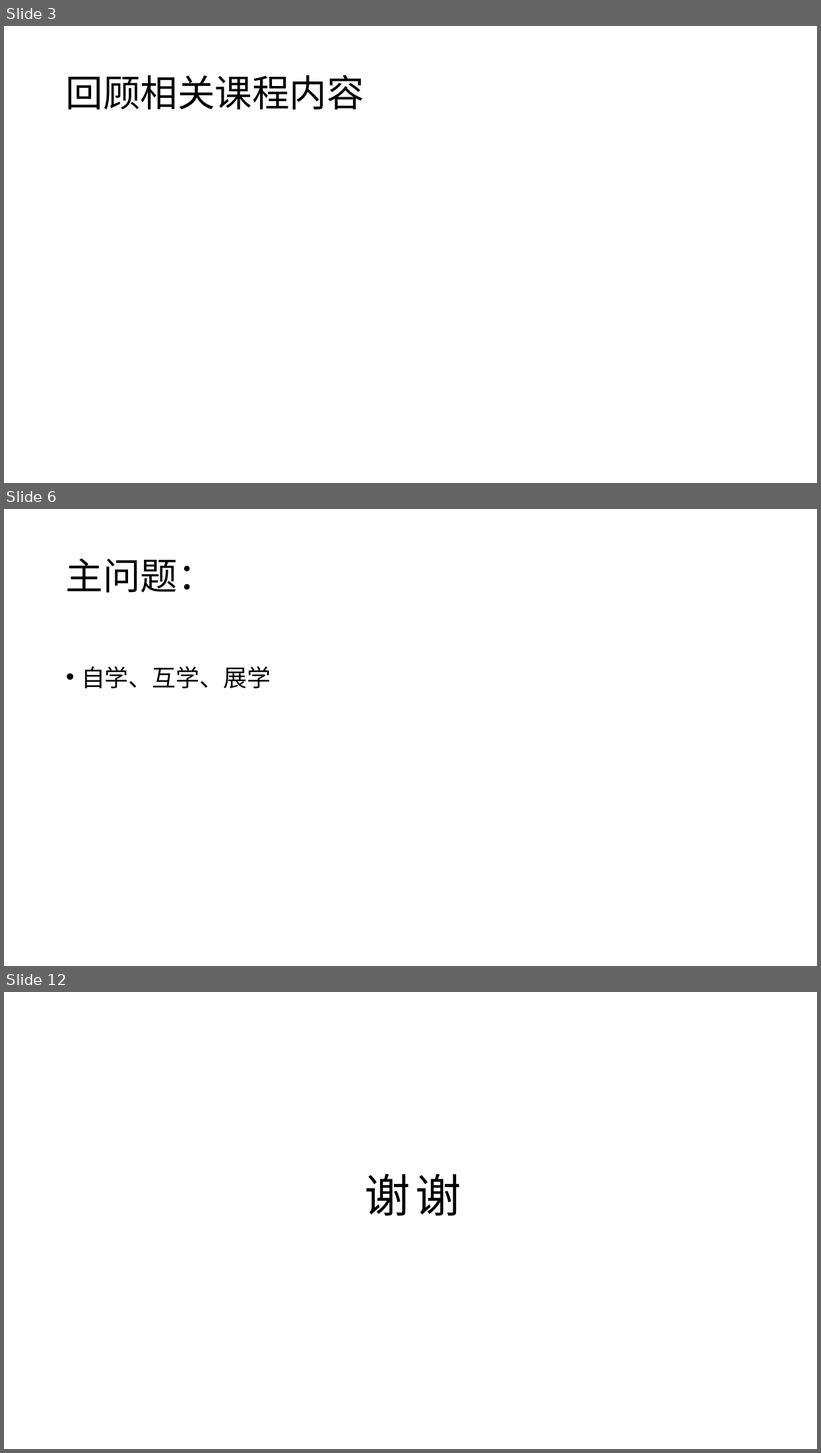
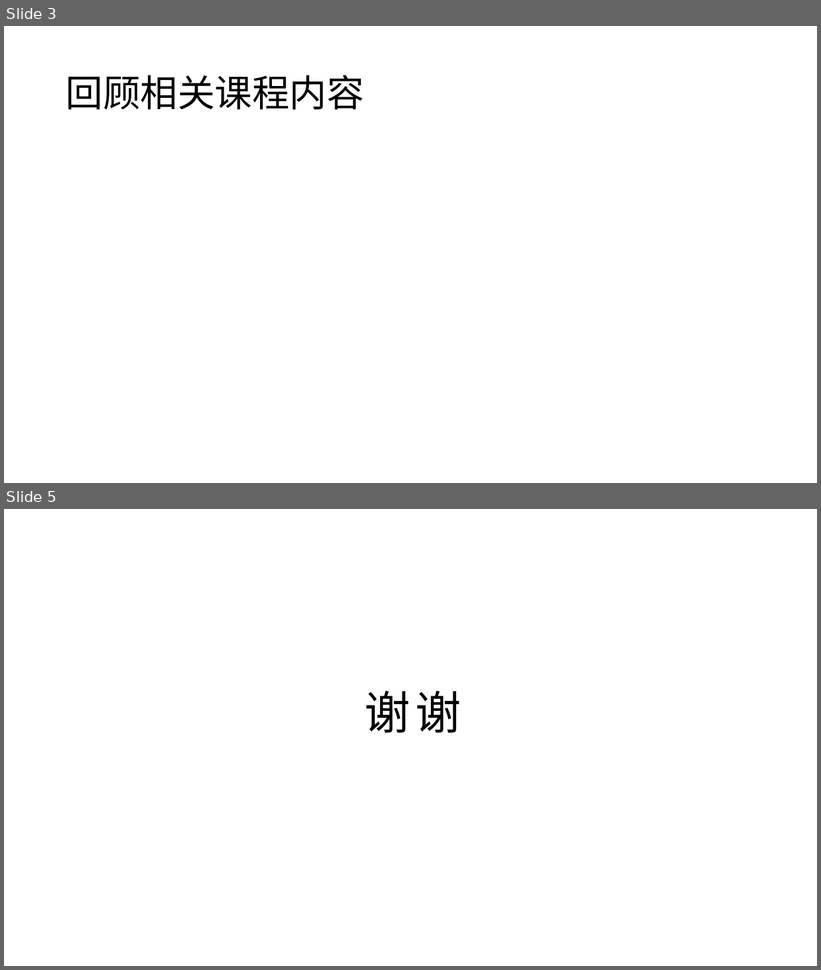
Before and after one commit to yyc-git/Course-of-Miracles, a slide deck: 模板.pptx. Shown one above the other, each under a label of ours: slides 3, 6 and 12 before the commit, slides 3 and 5 after it; the slides between them are not shown. The pictures are 821x1453 and 821x970 pixels, drawn with LibreOffice and Linux fonts; fonts in the diff are those of the drawing. Boxes give left, top, right and bottom in pixels: in the first picture for what was removed or moved away, otherwise in the second. Text is boxed around its words. In the diff, an @@ line names an element or a change of style, - is before the commit and + after.

```diff
--- a/模板.pptx
+++ b/模板.pptx
@@ slide 6 removed at box(4, 509, 817, 966), background #FFFFFF @@
@@ title removed at box(66, 559, 215, 593) @@
-主问题：
@@ text removed at box(81, 666, 271, 689) @@
-• 自学、互学、展学
@@ what was slide 12 is now slide 5 @@
```
Also in this commit, not shown: 2 slides added, 8 other slides removed, 4 other files.
